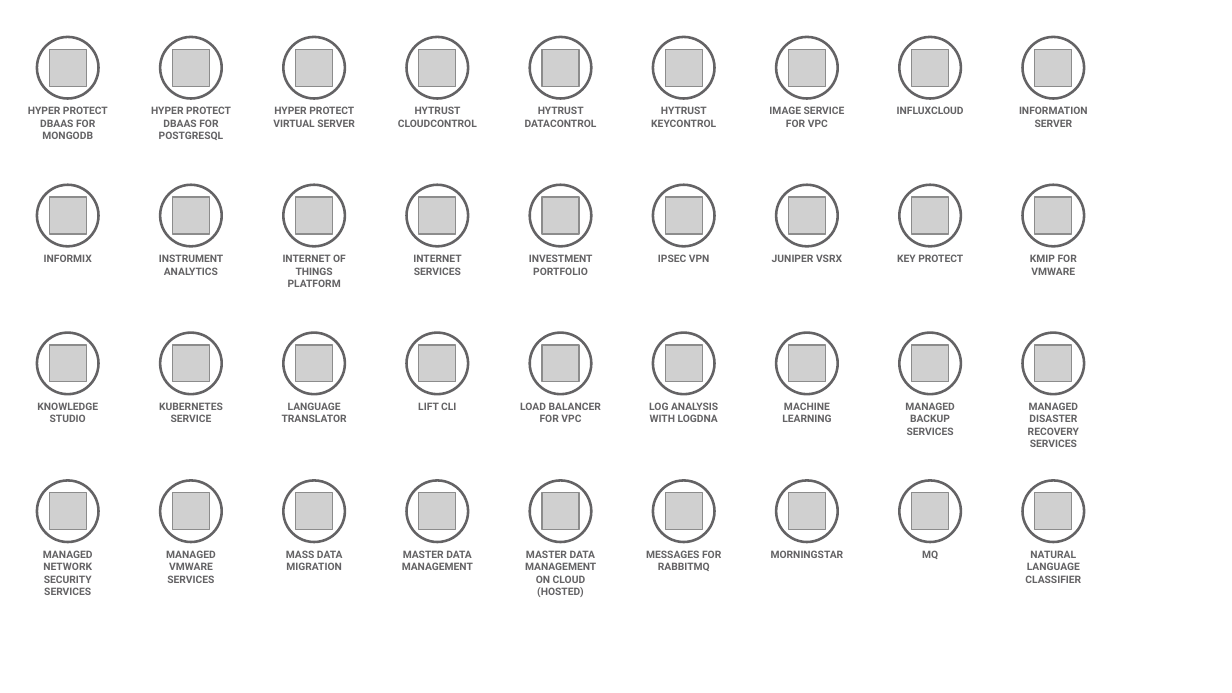
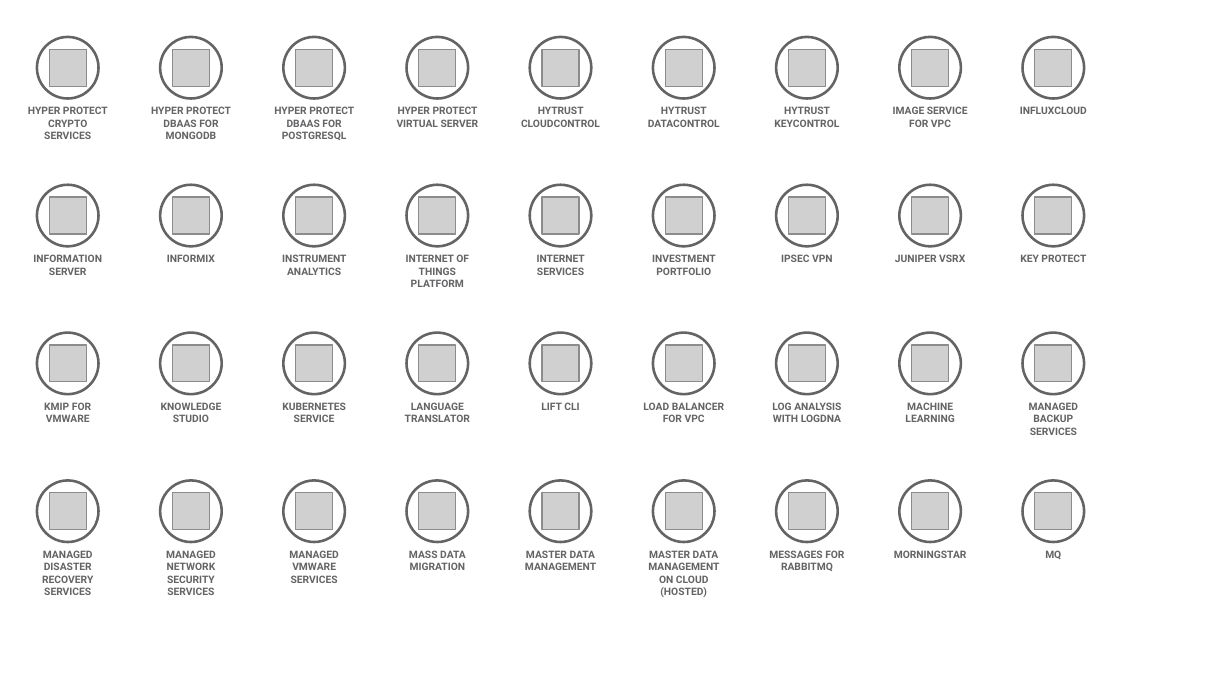
Before and after one commit to l2fprod/myarchitecture, a slide deck: slide 6 of mycatalog-architecture-diagram-template.pptx. Drawn at 1232x693 pixels with LibreOffice and Linux fonts; fonts in the diff are those of the drawing; grey boxes stand for pictures. Boxes give left, top, right and bottom in pixels: in the first picture for what was removed or moved away, otherwise in the second. Text is boxed around its words. In the diff, an @@ line names an element or a change of style, - is before the commit and + after.

```diff
--- a/mycatalog-architecture-diagram-template.pptx
+++ b/mycatalog-architecture-diagram-template.pptx
@@ text at box(28, 106, 108, 139): text changed @@
-HYPER PROTECT DBAAS FOR MONGODB
+HYPER PROTECT CRYPTO SERVICES
@@ text at box(151, 106, 231, 139): text changed @@
-HYPER PROTECT DBAAS FOR POSTGRESQL
+HYPER PROTECT DBAAS FOR MONGODB
@@ text at box(274, 106, 354, 140): text changed @@
-HYPER PROTECT VIRTUAL SERVER
+HYPER PROTECT DBAAS FOR POSTGRESQL
@@ text at box(397, 106, 479, 127): text changed @@
-HYTRUST CLOUDCONTROL
+HYPER PROTECT VIRTUAL SERVER
@@ text at box(521, 106, 600, 127): text changed @@
-HYTRUST DATACONTROL
+HYTRUST CLOUDCONTROL
@@ text at box(648, 106, 720, 127): text changed @@
-HYTRUST KEYCONTROL
+HYTRUST DATACONTROL
@@ text added at box(774, 106, 839, 127), 6 pt, text #646365, bold @@
+HYTRUST KEYCONTROL
@@ text "INFORMATION SERVER": place and size @@
-text "INFORMATION SERVER" at box(1019, 106, 1088, 127)
+text "INFORMATION SERVER" at box(33, 254, 102, 275)
@@ text "KMIP FOR VMWARE": place and size @@
-text "KMIP FOR VMWARE" at box(1030, 254, 1077, 275)
+text "KMIP FOR VMWARE" at box(44, 402, 91, 422)
@@ text at box(1029, 402, 1079, 435): text changed @@
-MANAGED DISASTER RECOVERY SERVICES
+MANAGED BACKUP SERVICES
@@ text at box(42, 550, 93, 595): text changed @@
-MANAGED NETWORK SECURITY SERVICES
+MANAGED DISASTER RECOVERY SERVICES
@@ text at box(166, 550, 216, 595): text changed @@
-MANAGED VMWARE SERVICES
+MANAGED NETWORK SECURITY SERVICES
@@ text at box(289, 550, 339, 583): text changed @@
-MANAGED BACKUP SERVICES
+MANAGED VMWARE SERVICES
@@ 21 texts: place and size @@
-21 texts at box(37, 106, 964, 571)
+21 texts at box(161, 106, 1087, 571)
@@ text at box(525, 550, 596, 570): text changed @@
-MASTER DATA MANAGEMENT ON CLOUD (HOSTED)
+MASTER DATA MANAGEMENT
@@ text at box(648, 550, 719, 597): text changed @@
-MASTER DATA MANAGEMENT
+MASTER DATA MANAGEMENT ON CLOUD (HOSTED)
@@ text removed at box(1025, 550, 1081, 583) @@
-NATURAL LANGUAGE CLASSIFIER
```
Also in this commit, not shown: 6 other slides changed, 1 other file.
